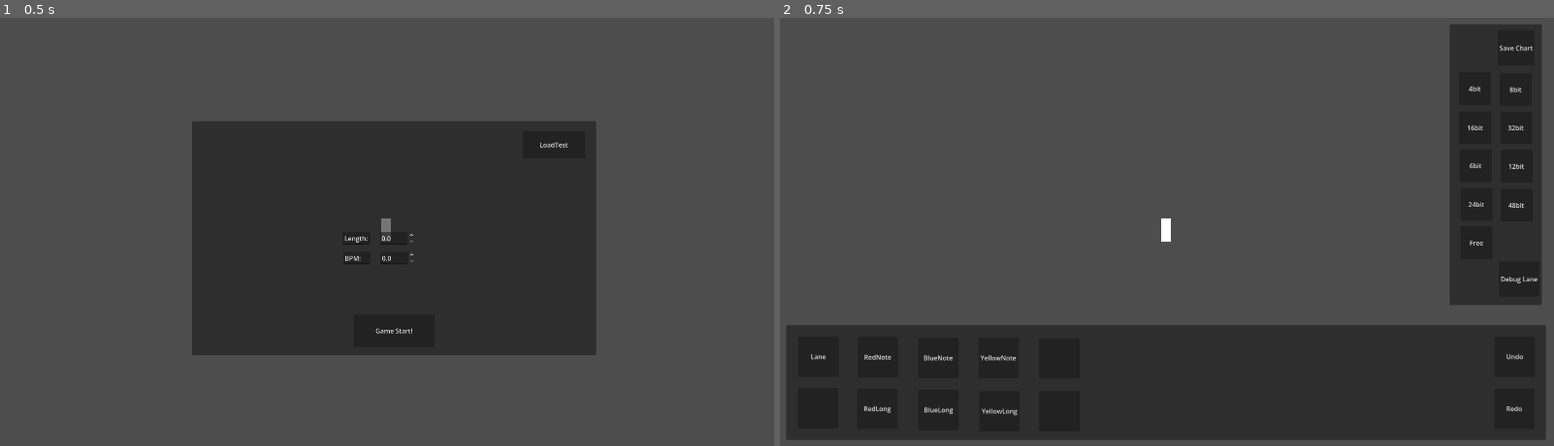
Above: before the commit, frames 1-2 (left to right).
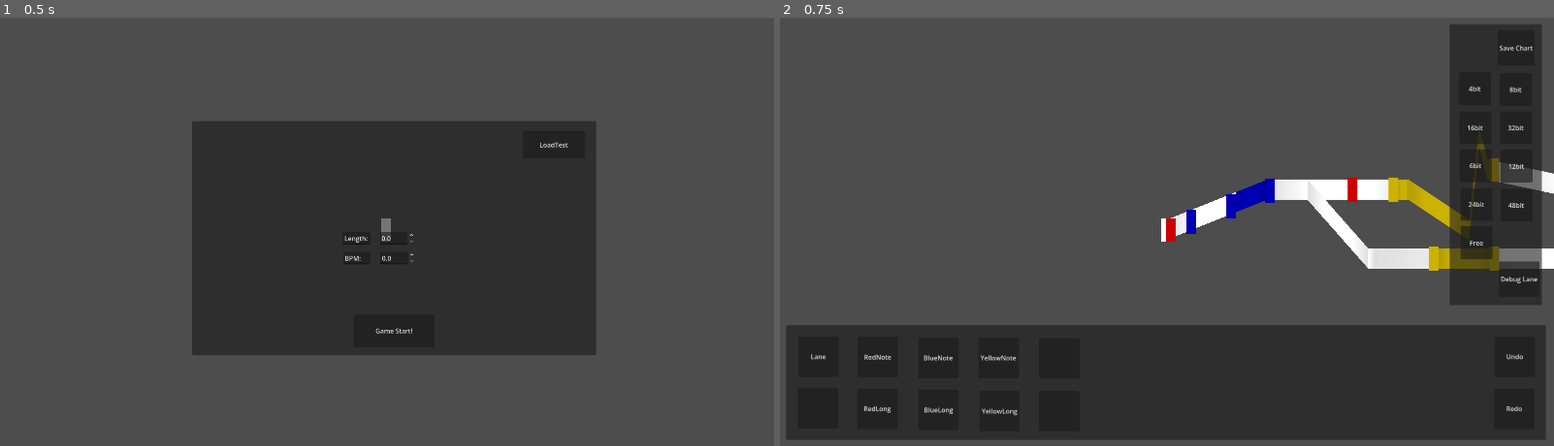
Above: after the commit, the same moments.

Repository: junu192857/Vexatonic-dash-2
Game: Godot game, scene res://Scenes/Editor.tscn
The game is run twice, just before and just after one commit, with the same random seed, the same clock (stepped at 60 frames per second) and the same inputs. This scene is started directly instead of the project's main scene.
Inputs:
- Up to frame 1 (0.5 s): no input
- Up to frame 2 (0.75 s): click "LoadTest" at 0.5 s

Frame 1 is identical in both runs. In frame 2, 3.6% of the frame differs, in the area x 49-100%, y 29-60%.
Error before the commit: Invalid access to property or key 'noteDatas' on a base object of type 'Nil'. (res://Scripts/Scripts_without_Node/ChartParser.gd:65)

Commit message:
새로운 채보 폴더 구조에 맞춰 Save Chart 수정

Diff:
--- a/vexatonic-dash-2/Scenes/Editor.tscn
+++ b/vexatonic-dash-2/Scenes/Editor.tscn
@@ -51,15 +51,6 @@
 offset_bottom = 96.0
 pivot_offset = Vector2(80, 20)
 
-[node name="TextEdit" type="TextEdit" parent="CanvasLayer/SavePanel" unique_id=1245498722]
-layout_mode = 0
-offset_left = 127.0
-offset_top = 13.0
-offset_right = 275.0
-offset_bottom = 47.0
-text = "Enter Level name"
-editable = false
-
 [node name="QuitButton" type="Button" parent="CanvasLayer/SavePanel" unique_id=527542015]
 layout_mode = 0
 offset_left = 335.0
@@ -70,11 +61,43 @@
 
 [node name="SaveButton" type="Button" parent="CanvasLayer/SavePanel" unique_id=431638425]
 layout_mode = 0
-offset_left = 154.0
-offset_top = 141.0
-offset_right = 245.0
-offset_bottom = 174.0
+offset_left = 155.0
+offset_top = 158.0
+offset_right = 246.0
+offset_bottom = 191.0
 text = "Save!!"
+
+[node name="Label" type="Label" parent="CanvasLayer/SavePanel" unique_id=1518965152]
+layout_mode = 0
+offset_left = 129.0
+offset_top = 23.0
+offset_right = 286.0
+offset_bottom = 46.0
+text = "Enter Level Name!!"
+
+[node name="Button3" type="Button" parent="CanvasLayer/SavePanel" unique_id=455518065]
+layout_mode = 0
+offset_left = 235.0
+offset_top = 106.0
+offset_right = 278.0
+offset_bottom = 150.0
+text = "Vex"
+
+[node name="Button2" type="Button" parent="CanvasLayer/SavePanel" unique_id=1253078000]
+layout_mode = 0
+offset_left = 178.0
+offset_top = 107.0
+offset_right = 225.0
+offset_bottom = 151.0
+text = "Hard"
+
+[node name="Button" type="Button" parent="CanvasLayer/SavePanel" unique_id=272347291]
+layout_mode = 0
+offset_left = 126.0
+offset_top = 106.0
+offset_right = 169.0
+offset_bottom = 150.0
+text = "Easy"
 
 [node name="NoteSelectorPanel" type="Panel" parent="CanvasLayer" unique_id=1195473622]
 anchors_preset = -1
@@ -403,6 +426,9 @@
 
 [connection signal="pressed" from="CanvasLayer/SavePanel/QuitButton" to="." method="quit_save_panel"]
 [connection signal="pressed" from="CanvasLayer/SavePanel/SaveButton" to="." method="save_chart"]
+[connection signal="pressed" from="CanvasLayer/SavePanel/Button3" to="." method="set_difficulty" binds= [2]]
+[connection signal="pressed" from="CanvasLayer/SavePanel/Button2" to="." method="set_difficulty" binds= [1]]
+[connection signal="pressed" from="CanvasLayer/SavePanel/Button" to="." method="set_difficulty" binds= [0]]
 [connection signal="pressed" from="CanvasLayer/NoteSelectorPanel/Button6" to="." method="_on_select_mode" binds= [13]]
 [connection signal="pressed" from="CanvasLayer/NoteSelectorPanel/Button4" to="." method="_on_select_mode" binds= [12]]
 [connection signal="pressed" from="CanvasLayer/NoteSelectorPanel/Button3" to="." method="_on_select_mode" binds= [11]]
--- a/vexatonic-dash-2/Scripts/EditorManager.gd
+++ b/vexatonic-dash-2/Scripts/EditorManager.gd
@@ -30,6 +30,11 @@
 # ================== 에디터 시작하기 ==========================
 
 func _on_start_editor():
+	initiate_editor()
+	set_initial_value()
+	place_bar_lines()
+
+func initiate_editor():
 	editor_ready = true
 	current_state = EditorState.Ready
 	levelData = LevelData.new()
@@ -38,8 +43,6 @@
 	initialPanel.visible = false
 	noteSelectorPanel.visible = true
 	settingPanel.visible = true
-	set_initial_value()
-	place_bar_lines()
 
 func set_initial_value():
 	var bpm = initialPanel.get_node("BPMBox").value
@@ -554,6 +557,8 @@
 
 # ======================== Save Chart ================================
 
+var save_difficulty
+
 func open_save_panel():
 	editor_ready = false
 	savePanel.visible = true
@@ -563,37 +568,44 @@
 	editor_ready = false
 
 func save_chart():
-	var file_name = savePanel.get_node("LineEdit").text
-	if file_name.is_empty():
+	var folder_name = savePanel.get_node("LineEdit").text
+	if folder_name.is_empty():
 		push_error("파일 이름을 입력해주세요!")
 		return
 
-	var file = FileAccess.open("res://Charts/" + file_name + ".csv", FileAccess.WRITE)
+	var dir_path = "res://Charts/" + folder_name
+	DirAccess.make_dir_recursive_absolute(dir_path)
+
+	# 채보 파일 저장
+	var difficulty_name = Setting.DIFFICULTY_NAMES[save_difficulty]
+	var file = FileAccess.open(dir_path + "/" + difficulty_name + ".txt", FileAccess.WRITE)
 	if file == null:
-		push_error("ERROR: 파일을 열 수 없습니다.: " + file_name)
-		return
-
+		push_error("ERROR: 채보 파일을 열 수 없습니다.")
+		return
+
+	# BPM 저장
+	for bpm in levelData.bpm:
+		file.store_line("BPM %s %s" % [bpm.x, bpm.y])
+
+	# LANE 저장
 	for lane in laneDatas:
 		file.store_line("LANE %d %d" % [lane.lane_index, 1 if lane.is_init else 0])
 		for kf in lane.keyframes:
 			file.store_line("%s %s" % [kf.x, kf.y])
 		file.store_line("END")
 
+	# 노트 저장
 	for note in noteDatas:
 		file.store_line("%f %d %d %f %d" % [note.time, note.color, note.type, note.end_time, note.lane])
 
 	quit_save_panel()
 
+func set_difficulty(difficulty:int):
+	save_difficulty = difficulty
+
 func load_chart():
-	editor_ready = true
-	current_state = EditorState.Ready
-	initialPanel.visible = false
-	noteSelectorPanel.visible = true
-	settingPanel.visible = true
-	#test
-	music_end_time = 180000
+	initiate_editor()
 	parse()
-	music_bpm.append(Vector2(INF, 60))
 	place_bar_lines()
 
 # =============================== Load Chart ==========================
--- a/vexatonic-dash-2/Scripts/RhythmManager.gd
+++ b/vexatonic-dash-2/Scripts/RhythmManager.gd
@@ -22,7 +22,7 @@
 	# ==== Parsing & Lanes, NoteDatas 정렬
 	print("START")
 	InputHandler.note_pressed.connect(_on_pressed)
-	levelData = ChartParser.parse("res://Charts/Test", ChartParser.Difficulty.Easy)
+	levelData = ChartParser.parse("res://Charts/Test", 0)
 	lanes = levelData.lanes
 	noteDatas = levelData.noteDatas
 	Lane.sort_lanes(lanes)
--- a/vexatonic-dash-2/Scripts/Scripts_without_Node/ChartParser.gd
+++ b/vexatonic-dash-2/Scripts/Scripts_without_Node/ChartParser.gd
@@ -1,9 +1,8 @@
 class_name ChartParser
 
-enum Difficulty { Easy, Normal, Hard }
-const DIFFICULTY_NAMES = ["Easy", "Normal", "Hard"]
 
-static func parse(chart_dir: String, difficulty: Difficulty) -> LevelData:
+
+static func parse(chart_dir: String, difficulty: int) -> LevelData:
 	var data = LevelData.new()
 
 	# METADATA 파싱
@@ -24,7 +23,7 @@
 			"LENGTH": data.length = int(parts[1])
 
 	# 채보 파싱
-	var chart_path = chart_dir + "/" + DIFFICULTY_NAMES[difficulty] + ".txt"
+	var chart_path = chart_dir + "/" + Setting.DIFFICULTY_NAMES[difficulty] + ".txt"
 	parse_chart(chart_path, data, false)
 
 	return data
--- a/vexatonic-dash-2/Scripts/Scripts_without_Node/Setting.gd
+++ b/vexatonic-dash-2/Scripts/Scripts_without_Node/Setting.gd
@@ -11,6 +11,8 @@
 #레인 중앙 기준 캐릭터의 발 위치
 static var CHARACTER_POS_Y = -26
 
+const DIFFICULTY_NAMES = ["Easy", "Hard", "Vex"]
+
 static func get_speed() -> float:
 	return speed
 
